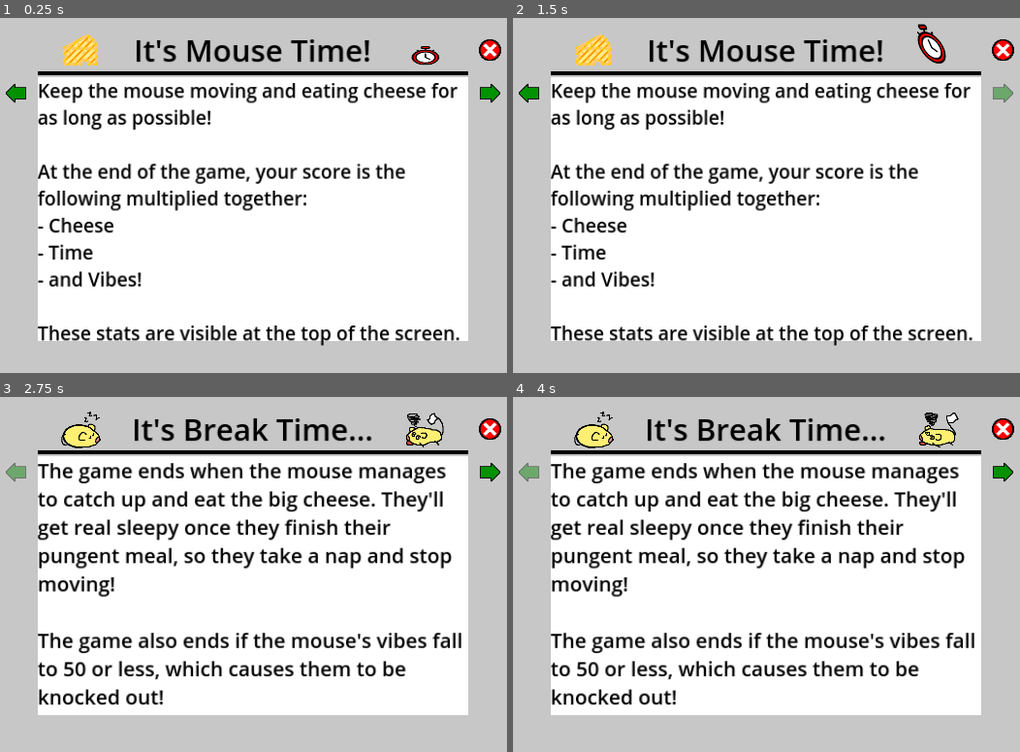
Above: before the commit, frames 1-4 (two rows, left to right).
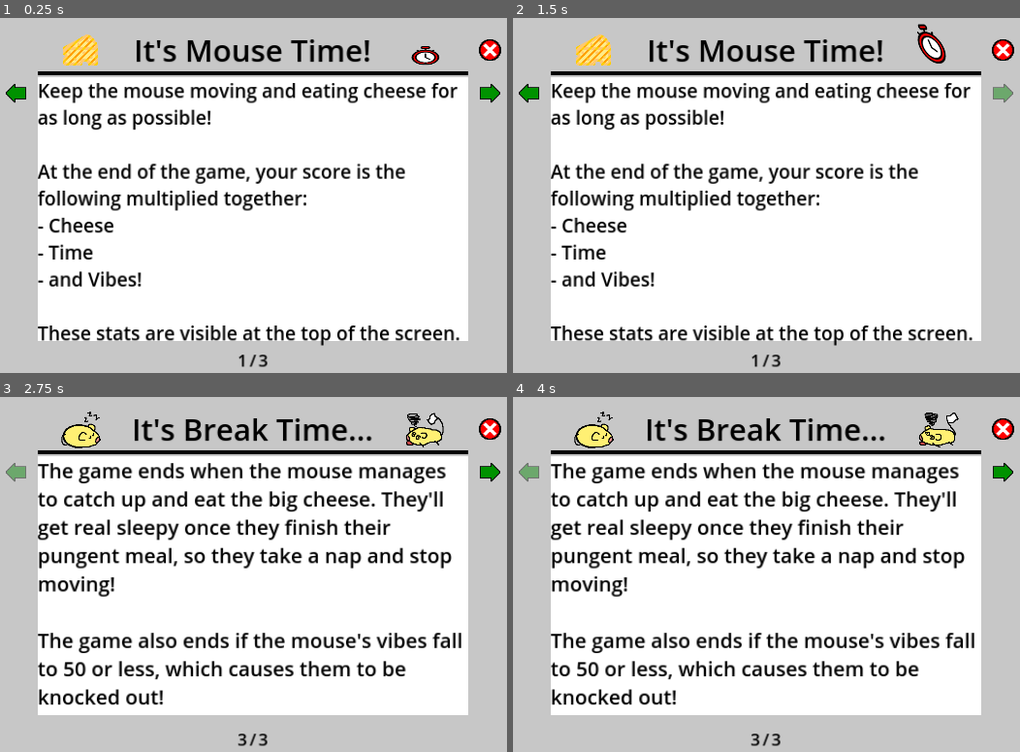
Above: after the commit, the same moments.

Repository: CoconutTank/mouse_time
Game: Godot game, scene res://scenes/game_guide/guide_book.tscn
Two runs of this game, one before a commit and one after it. Both use one fixed random seed, a clock stepped at 60 frames per second and the inputs below. This scene is started directly instead of the project's main scene.
Inputs (mouse positions are in pixels of both pictures, inside the frame that each line leads up to):
- Up to frame 1 (0.25 s): no input
- Up to frame 2 (1.5 s): click (528, 92) at 0.5 s; click (1004, 92) at 1.25 s
- Up to frame 3 (2.75 s): click (15, 471) at 2 s
- Up to frame 4 (4 s): click (1004, 471) at 2.75 s; click (528, 471) at 3.5 s

The runs differ from the first frame. In frame 1, less than 0.1% of the frame differs, in the area x 47-53%, y 94-99%; in frame 2, less than 0.1%; in frame 3, 0.1%, in the area x 46-53%, y 94-99%; in frame 4, 0.1%.

Commit message:
Page numbers!
Added page number and maximum page displays to the bottom of the guide book and goon gallery.

Diff:
--- a/scenes/game_guide/guide_book.tscn
+++ b/scenes/game_guide/guide_book.tscn
@@ -47,6 +47,50 @@
 texture_pressed = ExtResource("6_krae3")
 texture_hover = ExtResource("7_rh22w")
 
+[node name="CurrentPage" type="Label" parent="."]
+self_modulate = Color(0, 0, 0, 1)
+z_index = 1
+offset_left = 528.0
+offset_top = 592.0
+offset_right = 568.0
+offset_bottom = 648.0
+theme_override_font_sizes/font_size = 25
+text = "X"
+horizontal_alignment = 2
+vertical_alignment = 1
+autowrap_mode = 2
+
+[node name="PageSlash" type="Label" parent="."]
+self_modulate = Color(0, 0, 0, 1)
+z_index = 1
+anchors_preset = 8
+anchor_left = 0.5
+anchor_top = 0.5
+anchor_right = 0.5
+anchor_bottom = 0.5
+offset_left = 552.0
+offset_top = 592.0
+offset_right = 600.0
+offset_bottom = 648.0
+grow_horizontal = 2
+grow_vertical = 2
+theme_override_font_sizes/font_size = 25
+text = "/"
+horizontal_alignment = 1
+vertical_alignment = 1
+autowrap_mode = 2
+
+[node name="MaxPage" type="Label" parent="."]
+self_modulate = Color(0, 0, 0, 1)
+z_index = 1
+offset_left = 584.0
+offset_top = 592.0
+offset_right = 624.0
+offset_bottom = 648.0
+theme_override_font_sizes/font_size = 25
+text = "Y"
+vertical_alignment = 1
+
 [connection signal="pressed" from="CloseButton" to="." method="_on_close_button_pressed"]
 [connection signal="pressed" from="LeftButton" to="." method="_on_left_button_pressed"]
 [connection signal="pressed" from="RightButton" to="." method="_on_right_button_pressed"]
--- a/scenes/goon_gallery/goon_gallery.tscn
+++ b/scenes/goon_gallery/goon_gallery.tscn
@@ -47,6 +47,47 @@
 texture_pressed = ExtResource("6_qkrre")
 texture_hover = ExtResource("7_2etef")
 
+[node name="CurrentPage" type="Label" parent="."]
+z_index = 1
+offset_left = 528.0
+offset_top = 592.0
+offset_right = 568.0
+offset_bottom = 648.0
+theme_override_font_sizes/font_size = 25
+text = "X"
+horizontal_alignment = 2
+vertical_alignment = 1
+autowrap_mode = 2
+
+[node name="PageSlash" type="Label" parent="."]
+z_index = 1
+anchors_preset = 8
+anchor_left = 0.5
+anchor_top = 0.5
+anchor_right = 0.5
+anchor_bottom = 0.5
+offset_left = 552.0
+offset_top = 592.0
+offset_right = 600.0
+offset_bottom = 648.0
+grow_horizontal = 2
+grow_vertical = 2
+theme_override_font_sizes/font_size = 25
+text = "/"
+horizontal_alignment = 1
+vertical_alignment = 1
+autowrap_mode = 2
+
+[node name="MaxPage" type="Label" parent="."]
+z_index = 1
+offset_left = 584.0
+offset_top = 592.0
+offset_right = 624.0
+offset_bottom = 648.0
+theme_override_font_sizes/font_size = 25
+text = "Y"
+vertical_alignment = 1
+
 [connection signal="pressed" from="CloseButton" to="." method="_on_close_button_pressed"]
 [connection signal="pressed" from="LeftButton" to="." method="_on_left_button_pressed"]
 [connection signal="pressed" from="RightButton" to="." method="_on_right_button_pressed"]
--- a/scripts/game_guide/guide_book.gd
+++ b/scripts/game_guide/guide_book.gd
@@ -18,7 +18,15 @@
 # Called when the node enters the scene tree for the first time.
 func _ready():
 	init_pages()
-	if guide_pages.size() > 0: guide_pages[0].show()
+	if guide_pages.size() > 0:
+		guide_pages[0].show()
+		$CurrentPage.text = str(guide_page_cursor + 1)
+		$MaxPage.text = str(guide_pages.size())
+	else:
+		$CurrentPage.hide()
+		$PageSlash.hide()
+		$CloseButton.hide()
+		$LeftButton.hide()
 
 
 # Called every frame. 'delta' is the elapsed time since the previous frame.
@@ -39,6 +47,7 @@
 	guide_page_cursor -= 1
 	if guide_page_cursor < 0: guide_page_cursor = guide_pages.size() - 1
 	guide_pages[guide_page_cursor].show()
+	$CurrentPage.text = str(guide_page_cursor + 1)
 
 
 func look_right():
@@ -46,6 +55,7 @@
 	guide_page_cursor += 1
 	if guide_page_cursor >= guide_pages.size(): guide_page_cursor = 0
 	guide_pages[guide_page_cursor].show()
+	$CurrentPage.text = str(guide_page_cursor + 1)
 
 
 func _on_close_button_pressed():
--- a/scripts/goon_gallery/goon_gallery_script.gd
+++ b/scripts/goon_gallery/goon_gallery_script.gd
@@ -18,7 +18,15 @@
 # Called when the node enters the scene tree for the first time.
 func _ready():
 	init_pages()
-	if goon_pages.size() > 0: goon_pages[0].show()
+	if goon_pages.size() > 0:
+		goon_pages[goon_page_cursor].show()
+		$CurrentPage.text = str(goon_page_cursor + 1)
+		$MaxPage.text = str(goon_pages.size())
+	else:
+		$CurrentPage.hide()
+		$PageSlash.hide()
+		$CloseButton.hide()
+		$LeftButton.hide()
 
 
 # Called every frame. 'delta' is the elapsed time since the previous frame.
@@ -44,6 +52,7 @@
 	goon_page_cursor -= 1
 	if goon_page_cursor < 0: goon_page_cursor = goon_pages.size() - 1
 	goon_pages[goon_page_cursor].show()
+	$CurrentPage.text = str(goon_page_cursor + 1)
 
 
 func look_right():
@@ -51,6 +60,7 @@
 	goon_page_cursor += 1
 	if goon_page_cursor >= goon_pages.size(): goon_page_cursor = 0
 	goon_pages[goon_page_cursor].show()
+	$CurrentPage.text = str(goon_page_cursor + 1)
 
 
 func _on_left_button_pressed():
